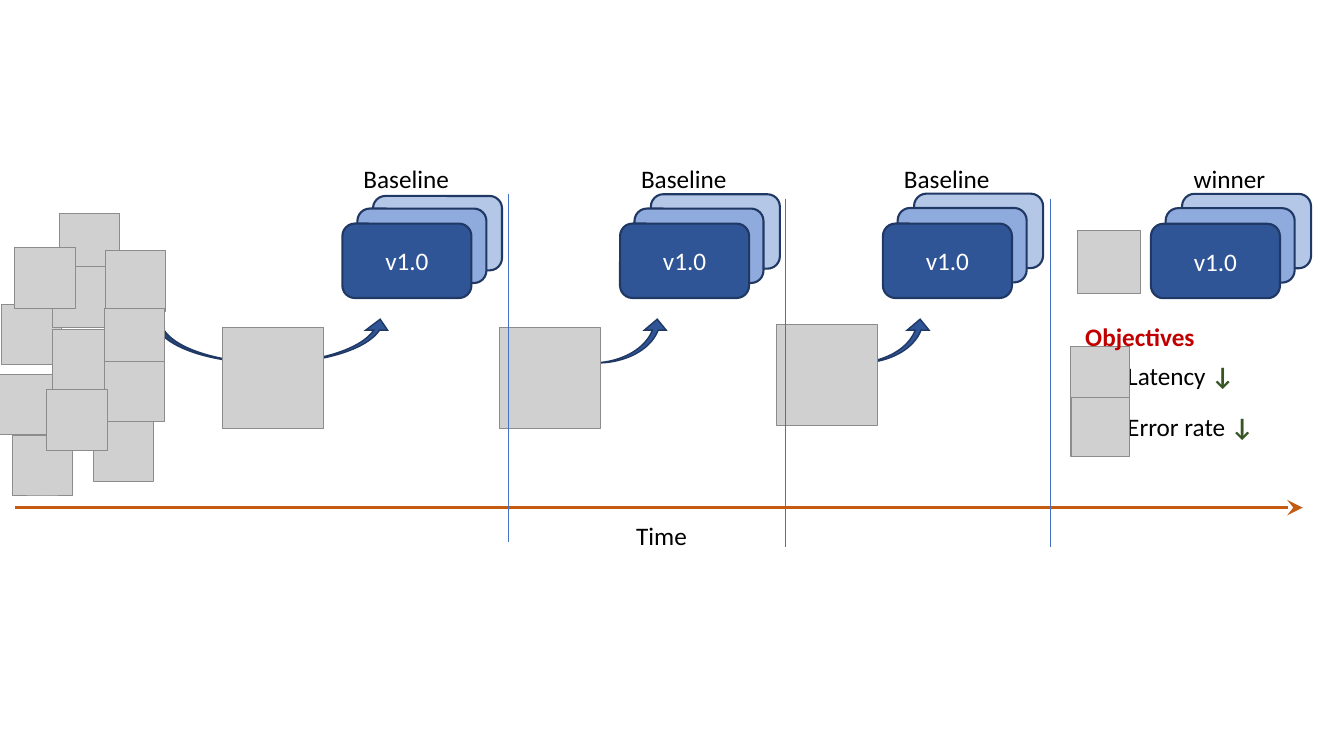
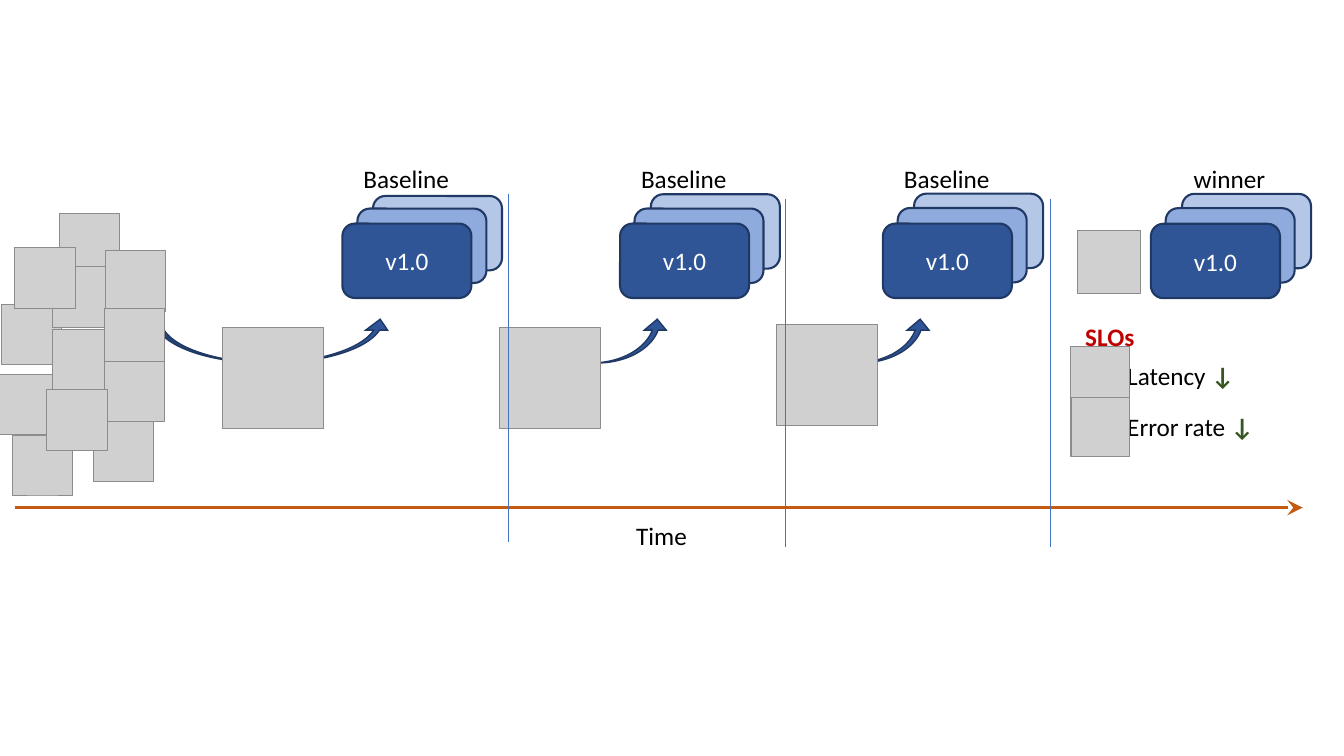
Before and after one commit to iter8-tools/iter8, a slide deck: slide 1 of mkdocs/docs/images/src/conformance.pptx. Drawn at 1344x756 pixels with LibreOffice and Linux fonts; fonts in the diff are those of the drawing; grey boxes stand for pictures. Boxes give left, top, right and bottom in pixels: in the first picture for what was removed or moved away, otherwise in the second. Text is boxed around its words. In the diff, an @@ line names an element or a change of style, - is before the commit and + after.

```diff
--- a/mkdocs/docs/images/src/conformance.pptx
+++ b/mkdocs/docs/images/src/conformance.pptx
@@ text at bbox=[1085, 325, 1134, 352]: text changed @@
-Objectives
+SLOs
```
Also in this commit, not shown: 9 other files.
